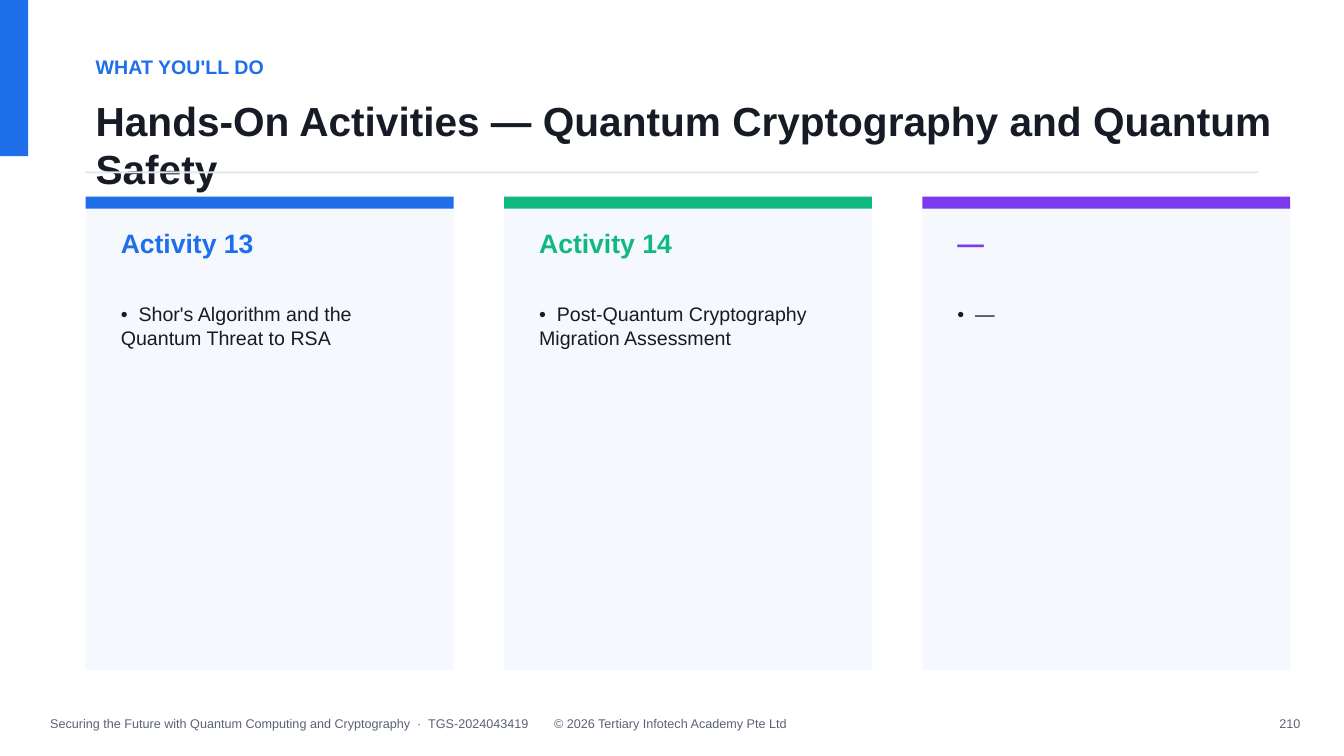
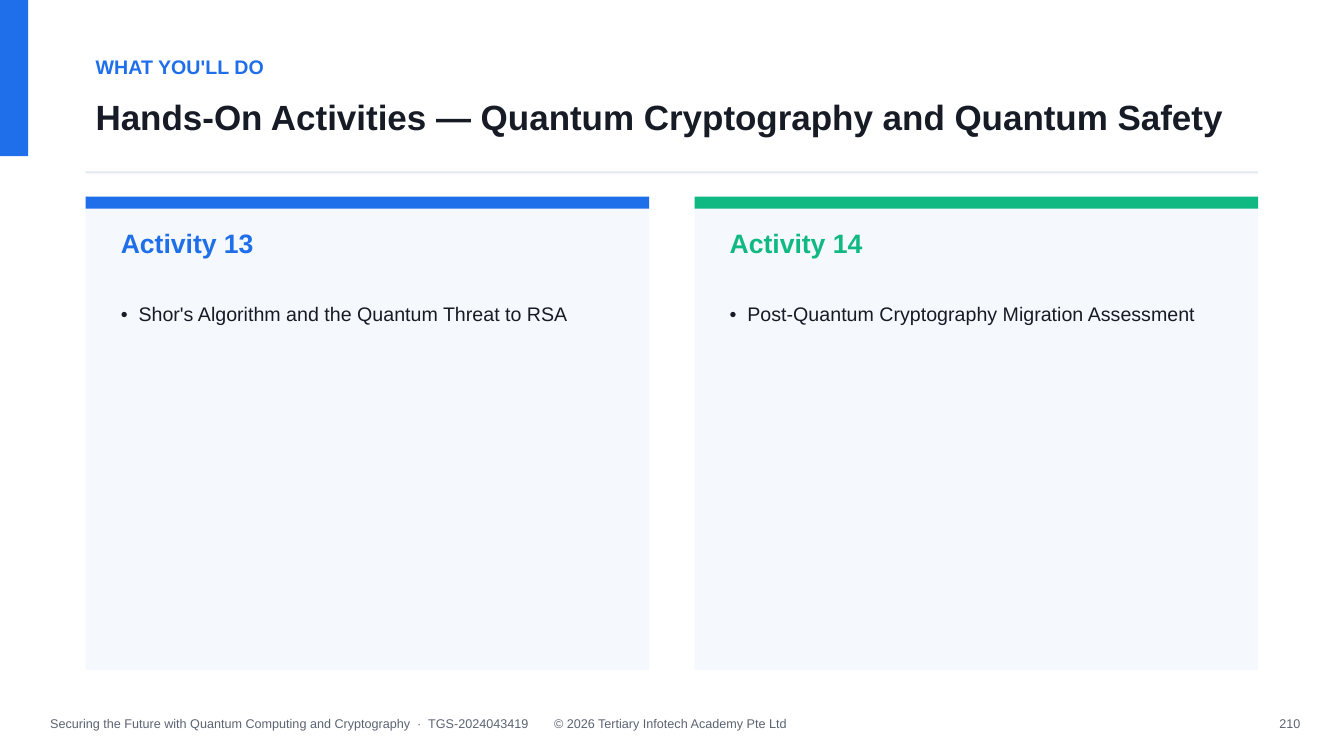
Before and after one commit to alfredang/quantum-algorithms, a slide deck: slide 211 of courseware/WSQ - Master Trainer Slides - Securing the Future with Quantum Computing and Cryptography - v12.0.pptx. Drawn at 1344x756 pixels with LibreOffice and Linux fonts; fonts in the diff are those of the drawing. Boxes give left, top, right and bottom in pixels: in the first picture for what was removed or moved away, otherwise in the second. Text is boxed around its words. In the diff, an @@ line names an element or a change of style, - is before the commit and + after.

```diff
--- a/courseware/WSQ - Master Trainer Slides - Securing the Future with Quantum Computing and Cryptography - v12.0.pptx
+++ b/courseware/WSQ - Master Trainer Slides - Securing the Future with Quantum Computing and Cryptography - v12.0.pptx
@@ text "Hands-On Activities — Quantum Cryptography ..." at <box>96,104,1223,137</box>: size 29 to 25 pt @@
@@ rectangle: place and size @@
-rectangle at <box>86,197,454,670</box>
+rectangle at <box>86,197,649,670</box>
@@ rectangle: place and size @@
-rectangle at <box>86,197,454,209</box>
+rectangle at <box>86,197,649,209</box>
@@ rectangle removed at <box>504,197,872,670</box> @@
@@ rectangle: place and size @@
-rectangle at <box>923,197,1291,670</box>
+rectangle at <box>695,197,1258,670</box>
@@ rectangle: place and size @@
-rectangle at <box>504,197,872,209</box>
+rectangle at <box>695,197,1258,209</box>
@@ rectangle removed at <box>923,197,1291,209</box> @@
@@ text "Activity 14": place and size @@
-text "Activity 14" at <box>539,233,672,258</box>
+text "Activity 14" at <box>730,233,863,258</box>
@@ text removed at <box>948,222,1270,282</box> @@
-—
@@ text "• Shor's Algorithm and the ..." rewrapped from <box>121,306,351,349</box> to <box>139,306,567,325</box> @@
@@ text "• Post-Quantum Cryptography Migration Assessment" rewrapped from <box>539,306,807,349</box> to <box>747,306,1195,325</box> @@
@@ text removed at <box>948,297,1270,640</box> @@
-• —
```
Also in this commit, not shown: 19 other slides changed, 7 other files.
